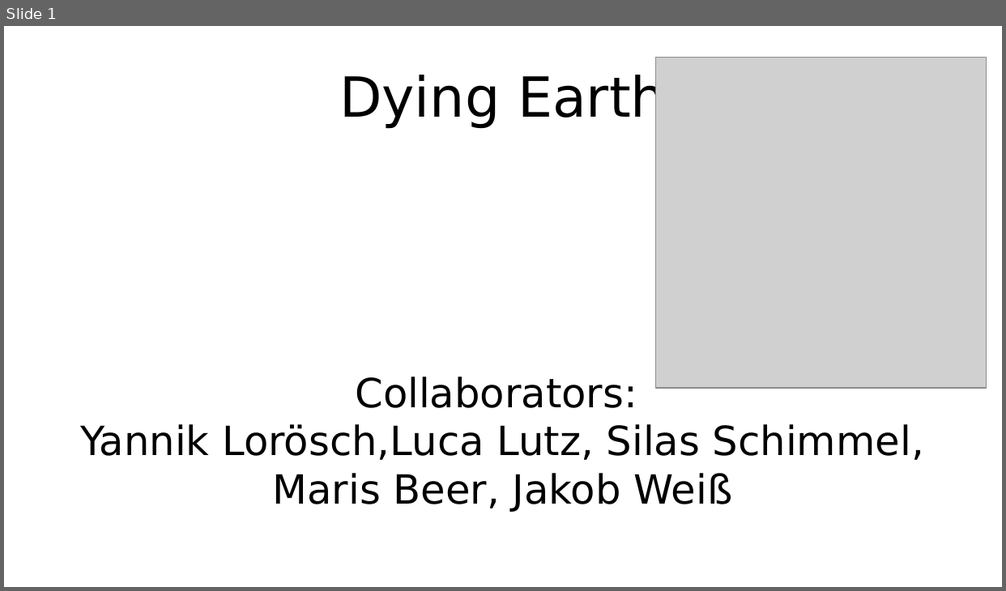
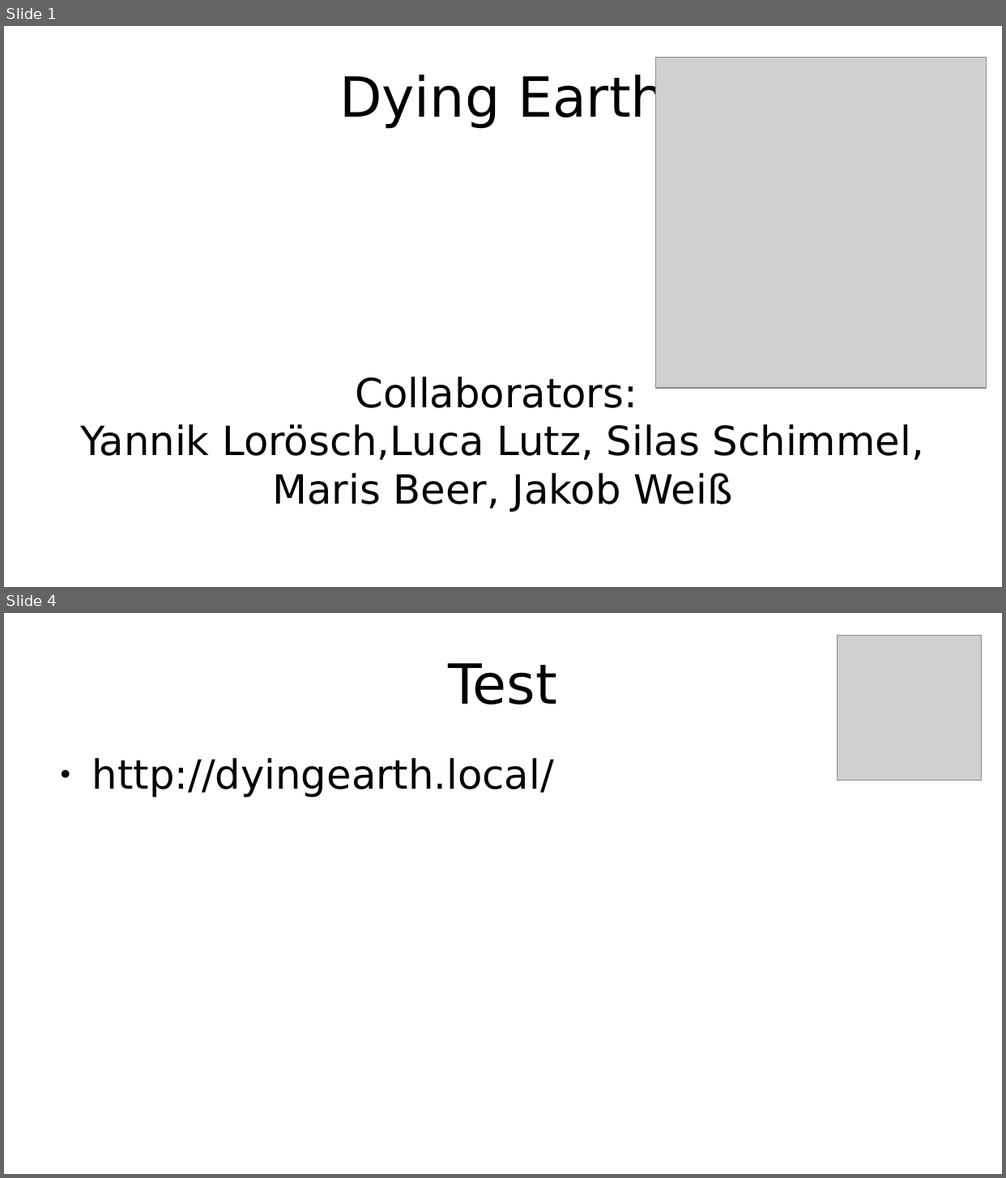
Before and after one commit to HackathonGermany/Smart, a slide deck: Presentation.odp. Shown one above the other, each under a label of ours: slide 1 before the commit, slides 1 and 4 after it; the slides between them are not shown. The pictures are 1006x591 and 1006x1178 pixels, drawn with LibreOffice and Linux fonts; fonts in the diff are those of the drawing; grey boxes stand for pictures. Boxes give left, top, right and bottom in pixels: in the first picture for what was removed or moved away, otherwise in the second. Text is boxed around its words. In the diff, an @@ line names an element or a change of style, - is before the commit and + after.

```diff
--- a/Presentation.odp
+++ b/Presentation.odp
@@ slide 4 added at [4, 613, 1002, 1174], background #FFFFFF @@
@@ picture added at [837, 636, 982, 781] @@
@@ title added at [449, 663, 557, 705], 44 pt, text #000000 @@
+Test
@@ text added at [92, 758, 554, 798], 32 pt, text #000000 @@
+● http://dyingearth.local/
```
Also in this commit, not shown: 2 slides changed, 1 other file.
